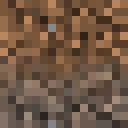
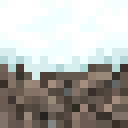
Revision of a layered 128×128 image; what changed, layer by layer:
added layer "Visible #1" above "Pasted Layer" over left=0, top=0, right=128, bottom=104
added layer "Pasted Layer" above "snow_top" over left=0, top=40, right=128, bottom=80
showed "snow_top" over left=0, top=0, right=128, bottom=32
showed "snow_overlay" over left=0, top=32, right=128, bottom=64
hid "dirt_top" over left=0, top=0, right=128, bottom=32
hid "dirt_overlay copy" over left=0, top=32, right=128, bottom=64
hid "dirt_overlay" over left=0, top=40, right=128, bottom=72
hid "dirt_overlay copy #1" over left=0, top=48, right=128, bottom=80
hid "dirt_overlay copy #2" over left=0, top=64, right=128, bottom=96
hid "dirt_overlay copy #3" over left=0, top=72, right=128, bottom=104
